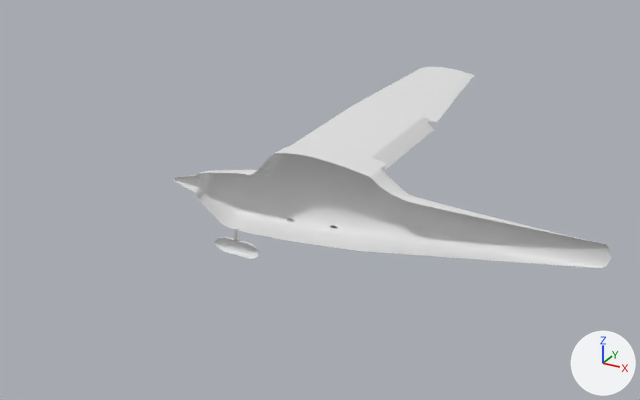
The Blender file c172/openfoam/models/blend/c172_tail_off_flaps_30.blend, before and after one commit.
Camera for both pictures: a 50 mm lens placed at (6.47, -11.01, 5.72), pointed at (0.52, -0.18, 0.31). The axes (+X, +Y, +Z) are drawn at lower right. The lights are the same throughout.

The first picture shows 'C172', 'Flaps'.
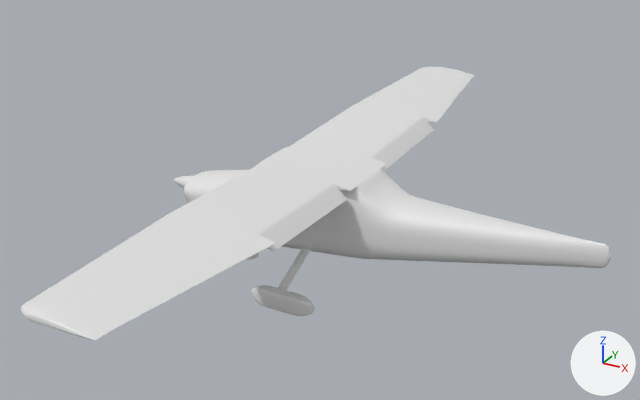
Where the change shows, as pixel boxes (x1, y1, x2, y2) in the pictures (640 x 400 px):
'C172', modifiers changed (35% wider, 36% taller): before (173, 67, 611, 268); after (20, 67, 611, 340)
'Flaps', modifiers changed (177% wider, 147% taller): before (371, 117, 434, 171); after (258, 117, 434, 252)

Patch to the scene script:
```diff
--- a/c172/openfoam/models/blend/c172_tail_off_flaps_30.blend.py
+++ b/c172/openfoam/models/blend/c172_tail_off_flaps_30.blend.py
@@ ob_flaps @@
 ob_flaps.location = (0.0, 0.0, 0.0)
+_m = ob_flaps.modifiers.new('Mirror', 'MIRROR')
+_m.use_axis = (False, True, False)
+_m.use_clip = True
@@ ob_c172 @@
 ob_c172.location = (0.0, 0.0, 0.0)
+_m = ob_c172.modifiers.new('Mirror', 'MIRROR')
+_m.use_axis = (False, True, False)
+_m.use_clip = True
```
